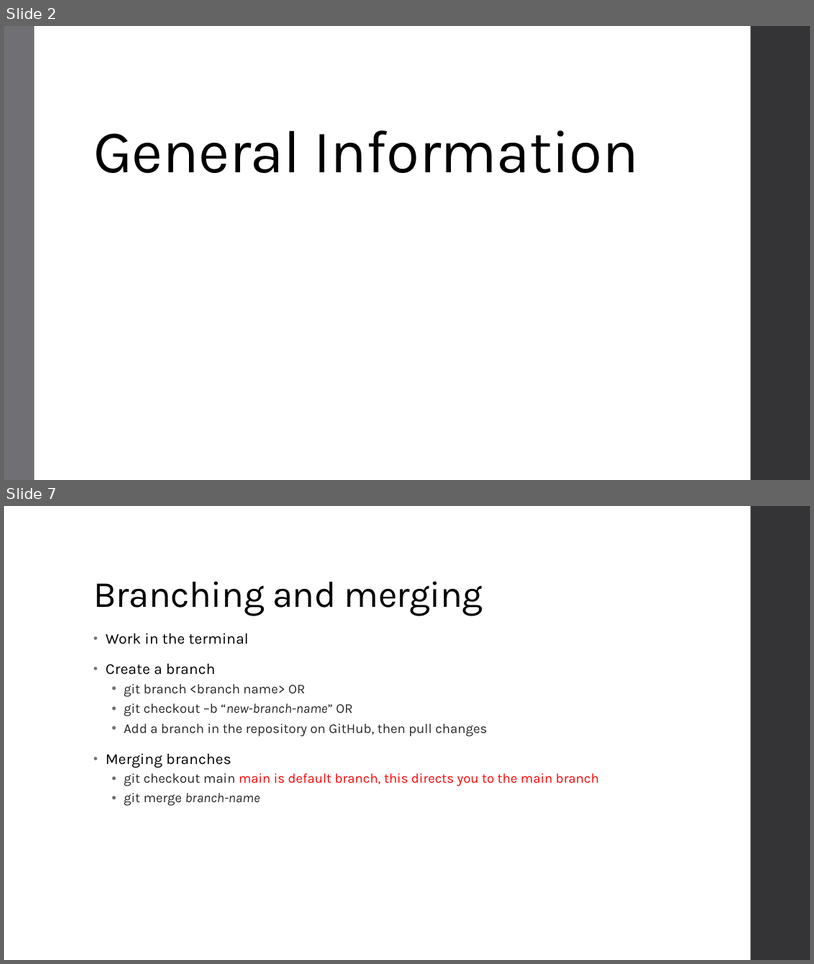
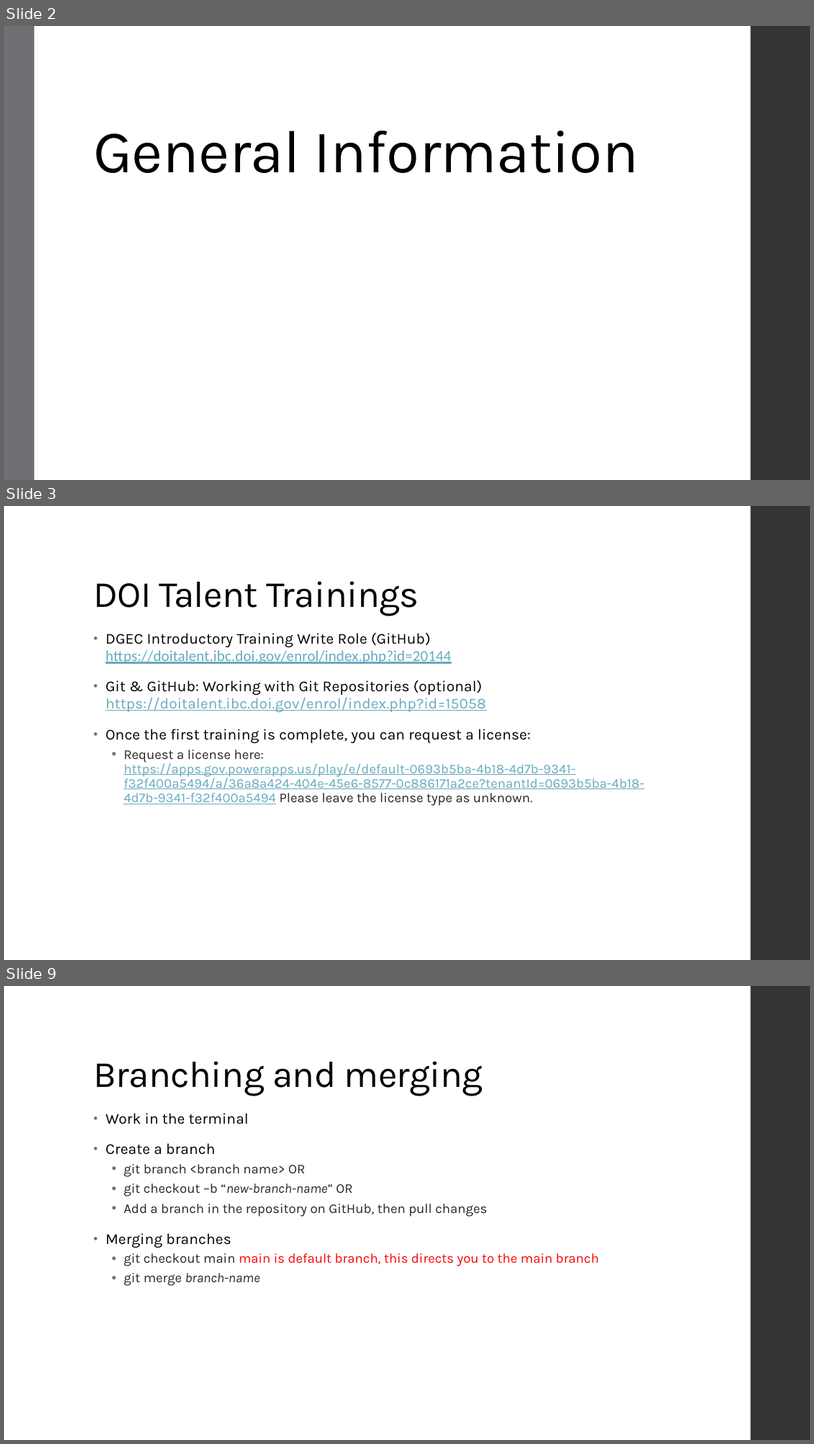
Before and after one commit to BDO-Science/rteam, a slide deck: github/GitHub_introduction.pptx. Shown one above the other, each under a label of ours: slides 2 and 7 before the commit, slides 2, 3 and 9 after it; the slides between them are not shown. The pictures are 814x964 and 814x1444 pixels, drawn with LibreOffice and Linux fonts; fonts in the diff are those of the drawing. Boxes give left, top, right and bottom in pixels: in the first picture for what was removed or moved away, otherwise in the second. Text is boxed around its words. In the diff, an @@ line names an element or a change of style, - is before the commit and + after.

Commit message:
Added github pages and pull request slides

```diff
--- a/github/GitHub_introduction.pptx
+++ b/github/GitHub_introduction.pptx
@@ slide 3 added at (4, 506, 810, 960), background #FFFFFF; not listed: 1 template element that a slide beside it also shows @@
@@ title added at (93, 581, 419, 615), 44 pt, text #000000 @@
+DOI Talent Trainings
@@ text added at (106, 633, 645, 806), 18 pt, text #67AABF, underline @@
+• DGEC Introductory Training Write Role (GitHub) https://doitalent.ibc.doi.gov/enrol/index.php?id=20144
+• Git & GitHub: Working with Git Repositories (optional)
+  https://doitalent.ibc.doi.gov/enrol/index.php?id=15058
+• Once the first training is complete, you can request a license:
+  • Request a license here: https://apps.gov.powerapps.us/play/e/default-0693b5ba-4b18-4d7b-9341-f32f400a5494/a/36a8a424-404e-45e6-8577-0c886171a2ce?tenantId=0693b5ba-4b18-4d7b-9341-f32f400a5494 Please leave the license type as unknown.
@@ what was slide 7 is now slide 9 @@
```
Also in this commit, not shown: 8 slides changed, 4 other slides added, 4 slides removed.
